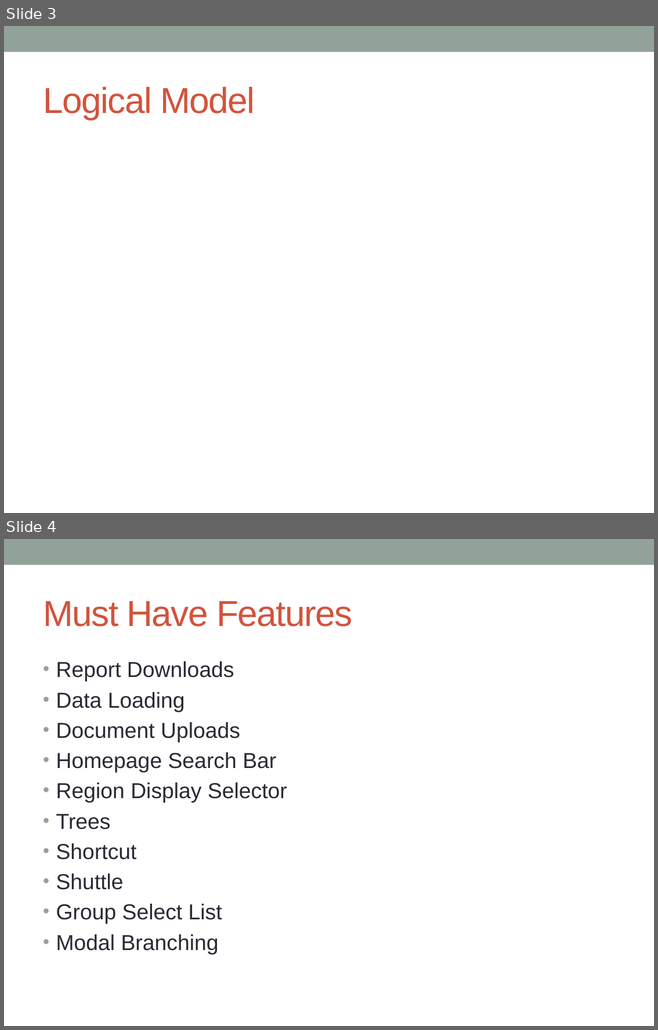
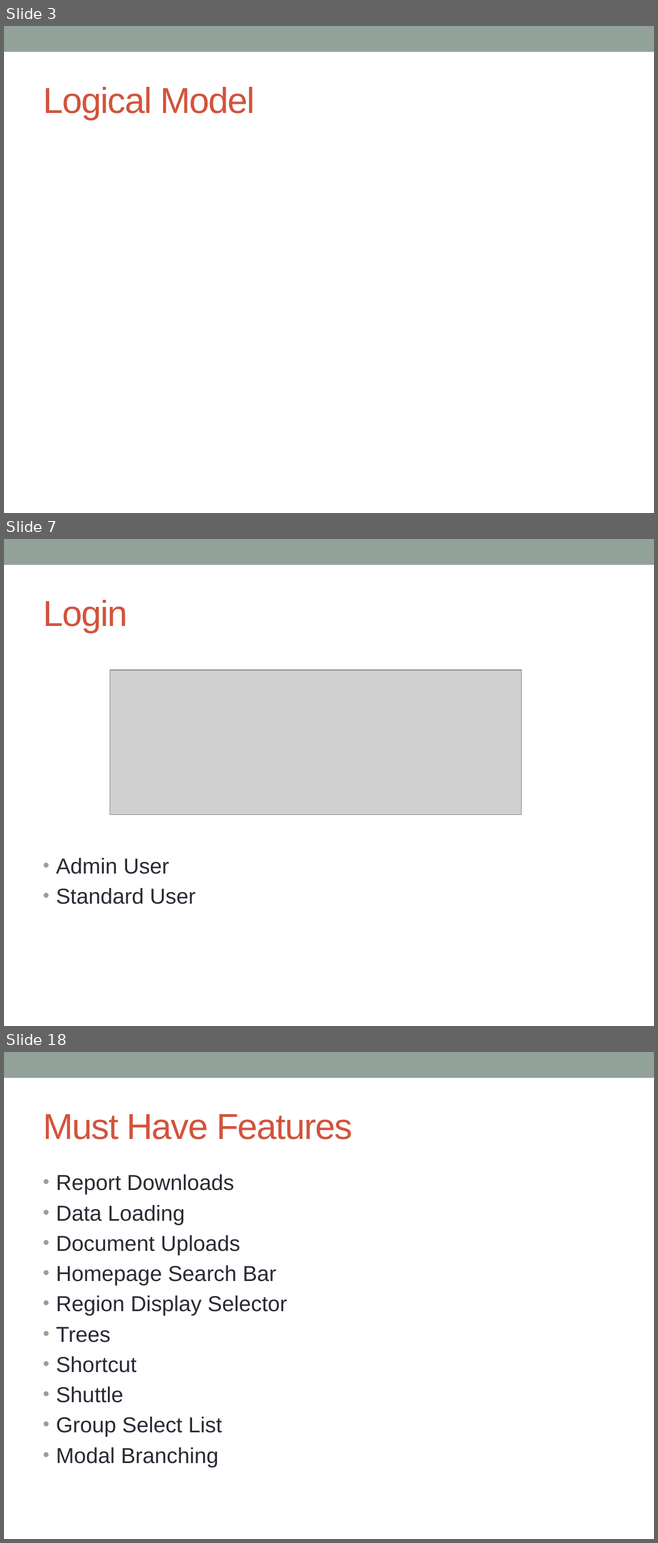
Before and after one commit to cschwendiman/cs347project, a slide deck: project_presentation.pptx. Shown one above the other, each under a label of ours: slides 3 and 4 before the commit, slides 3, 7 and 18 after it; the slides between them are not shown. The pictures are 658x1030 and 658x1543 pixels, drawn with LibreOffice and Linux fonts; fonts in the diff are those of the drawing; grey boxes stand for pictures. Boxes give left, top, right and bottom in pixels: in the first picture for what was removed or moved away, otherwise in the second. Text is boxed around its words. In the diff, an @@ line names an element or a change of style, - is before the commit and + after.

```diff
--- a/project_presentation.pptx
+++ b/project_presentation.pptx
@@ slide 7 added at (4,539,654,1026), background #FFFFFF; not listed: 1 template element that a slide beside it also shows @@
@@ title added at (43,600,128,633), 40 pt, text #D2533C @@
+Login
@@ picture added at (110,670,521,815) @@
@@ text added at (56,858,195,904), 24 pt, text #292934 @@
+• Admin User
+• Standard User
@@ what was slide 4 is now slide 18 @@
```
Also in this commit, not shown: 13 other slides added.
